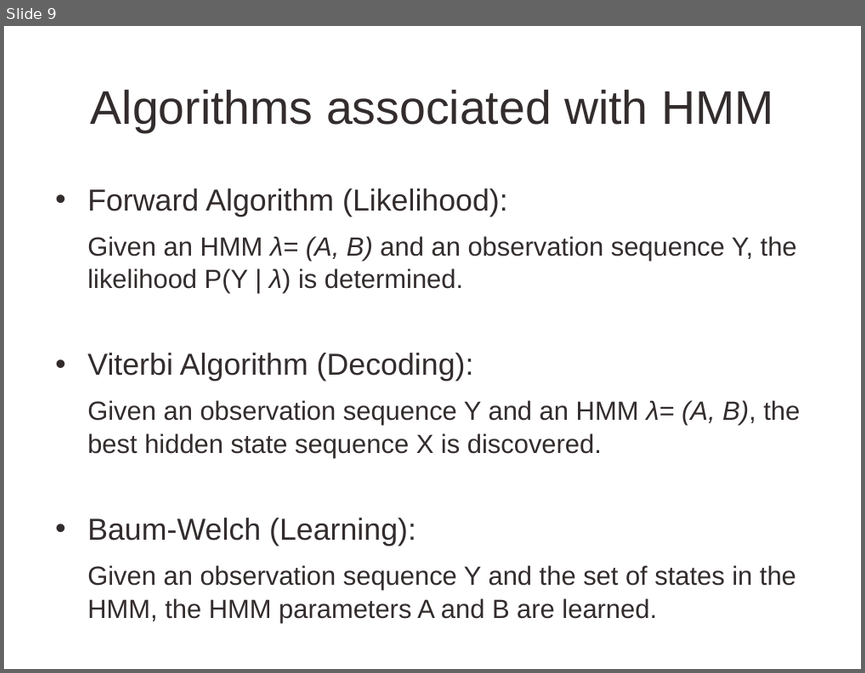
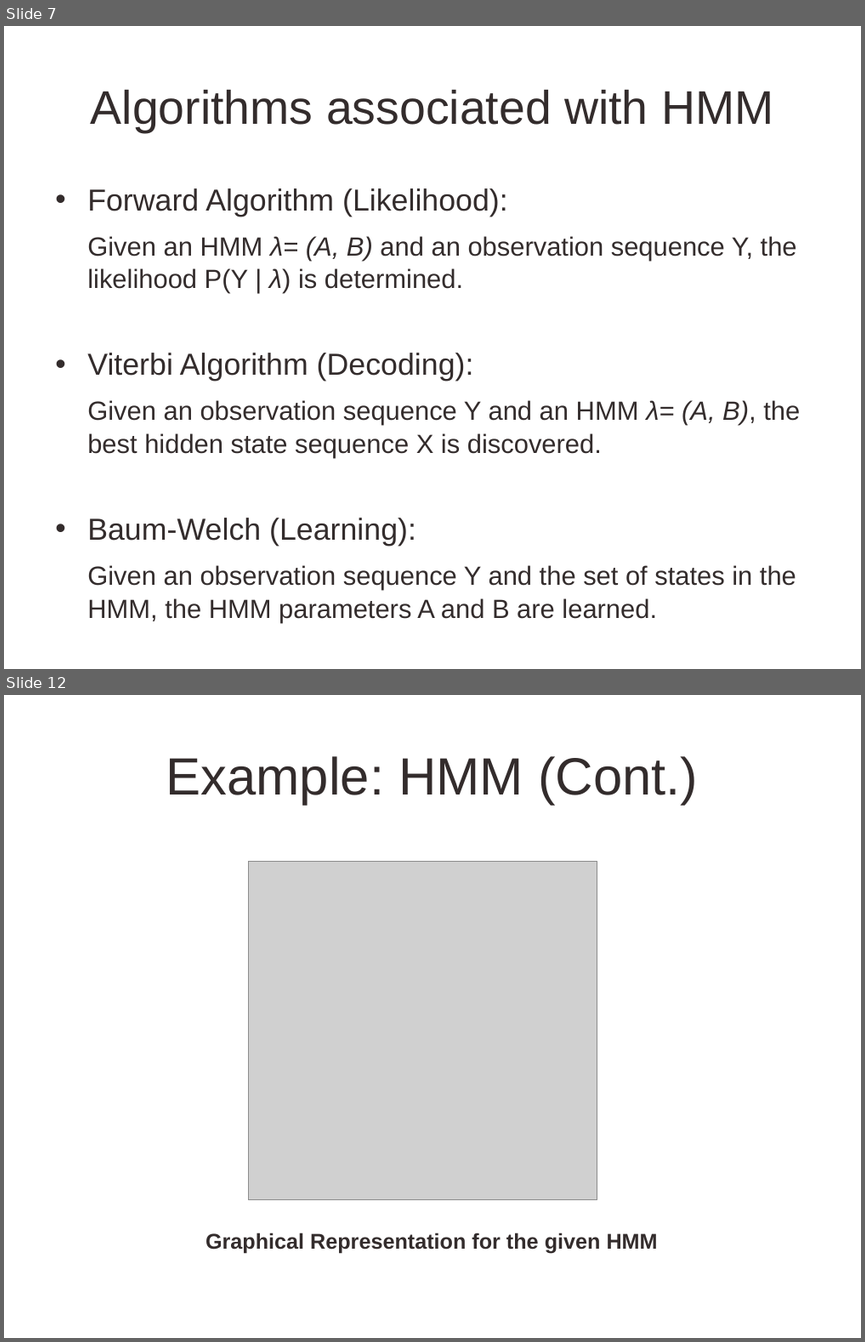
Before and after one commit to CourseReps/ECEN662-Spring2017, a slide deck: Students/KJyotsna/ECEN 662 - Inference on Markov Chain.pptx. Shown one above the other, each under a label of ours: slide 9 before the commit, slides 7 and 12 after it; the slides between them are not shown. The pictures are 865x673 and 865x1342 pixels, drawn with LibreOffice and Linux fonts; fonts in the diff are those of the drawing; grey boxes stand for pictures; background and template pictures are left out. Boxes give left, top, right and bottom in pixels: in the first picture for what was removed or moved away, otherwise in the second. Text is boxed around its words. In the diff, an @@ line names an element or a change of style, - is before the commit and + after.

```diff
--- a/Students/KJyotsna/ECEN 662 - Inference on Markov Chain.pptx
+++ b/Students/KJyotsna/ECEN 662 - Inference on Markov Chain.pptx
@@ slide 12 added at bbox=[4, 695, 861, 1338], background picture (left out) @@
@@ title added at bbox=[166, 756, 698, 805], 44 pt, text #332C2C @@
+Example: HMM (Cont.)
@@ picture added at bbox=[248, 862, 598, 1200] @@
@@ text added at bbox=[205, 1232, 658, 1253], 18 pt, text #332C2C, bold @@
+Graphical Representation for the given HMM
@@ what was slide 9 is now slide 7 @@
```
Also in this commit, not shown: 2 slides changed, 13 other slides added, 2 slides removed.
